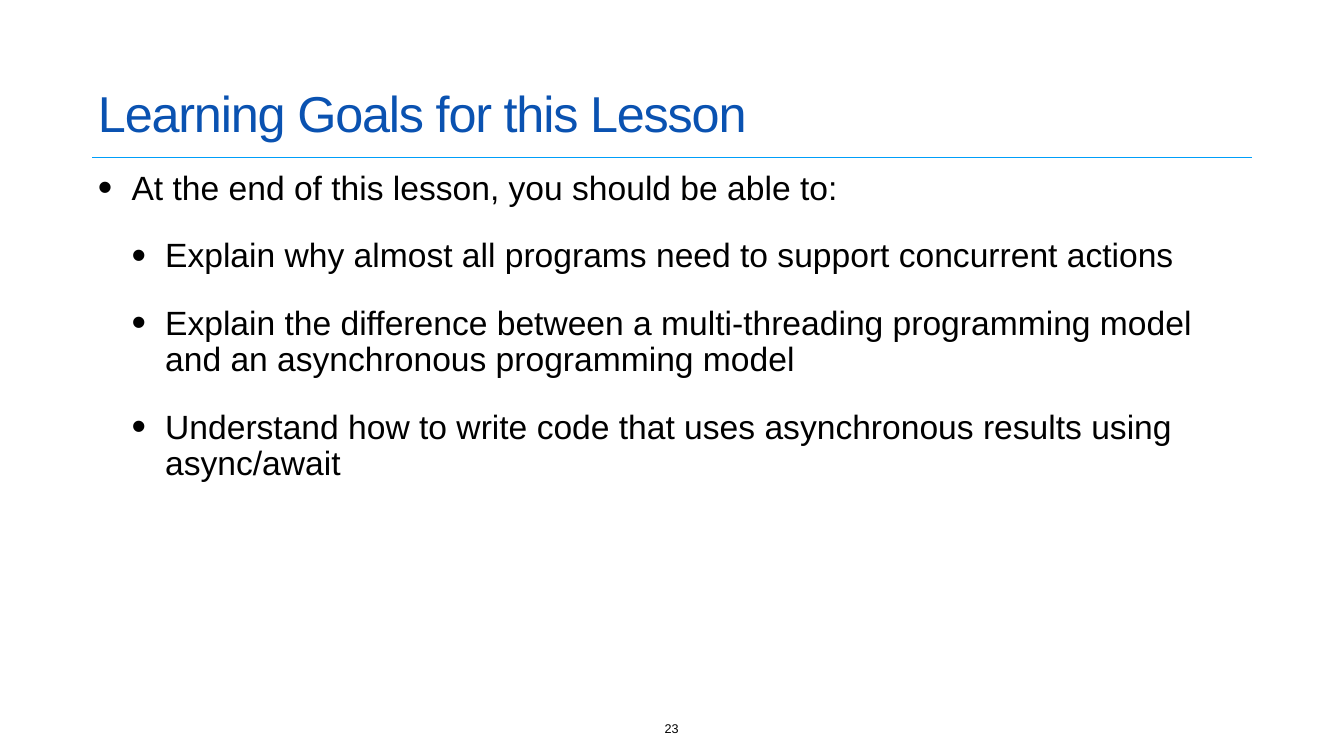
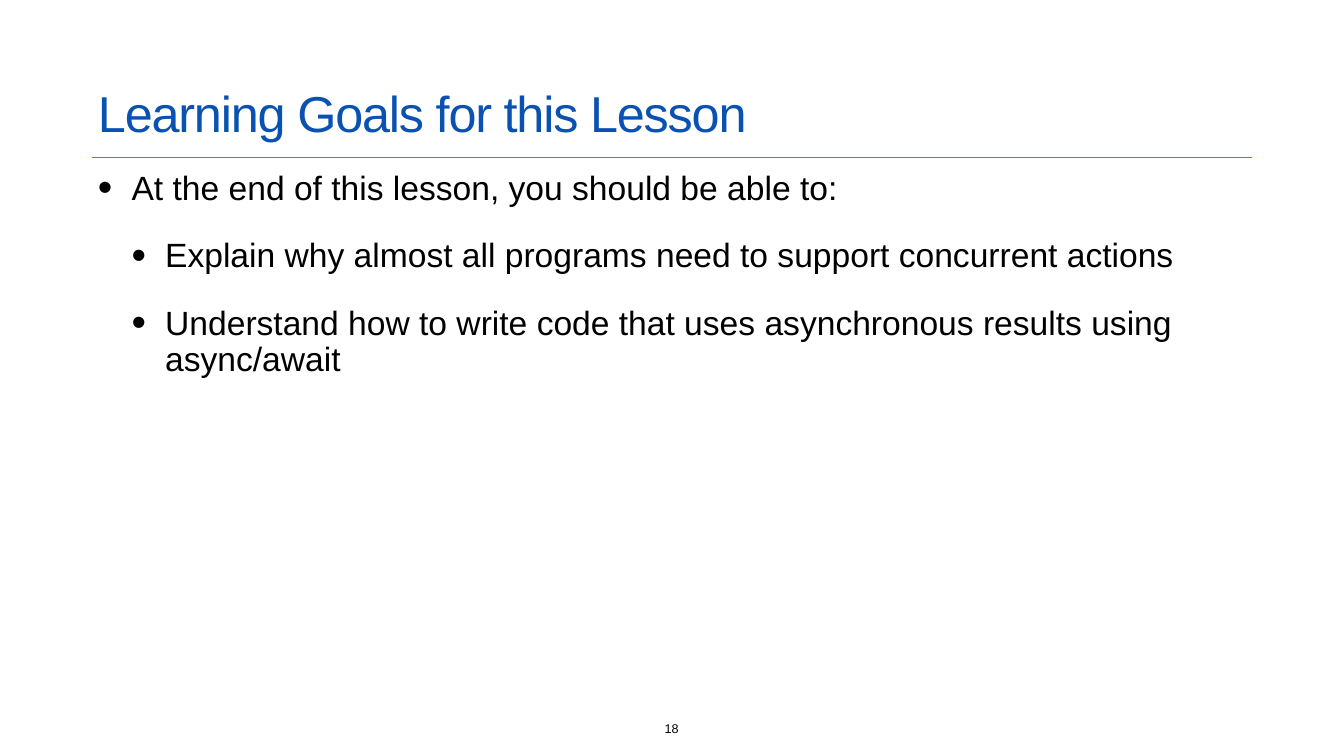
Before and after one commit to neu-se/CS4530-Spring-2022, a slide deck: slide 18 of Slides/Lesson 4.1 Concurrent Programming.pptx (slide 23 before the commit). Drawn at 1344x756 pixels with LibreOffice and Linux fonts; fonts in the diff are those of the drawing. Boxes give left, top, right and bottom in pixels: in the first picture for what was removed or moved away, otherwise in the second. Text is boxed around its words. In the diff, an @@ line names an element or a change of style, - is before the commit and + after.

```diff
--- a/Slides/Lesson 4.1 Concurrent Programming.pptx
+++ b/Slides/Lesson 4.1 Concurrent Programming.pptx
@@ text at <box>165,310,1192,378</box>: paragraph removed @@
-  • Explain the difference between a multi-threading programming model and an asynchronous programming model
@@ page number at <box>665,724,679,733</box>: text changed @@
-23
+18
```
Also in this commit, not shown: 15 other slides changed, 5 slides removed, 1 other file.
